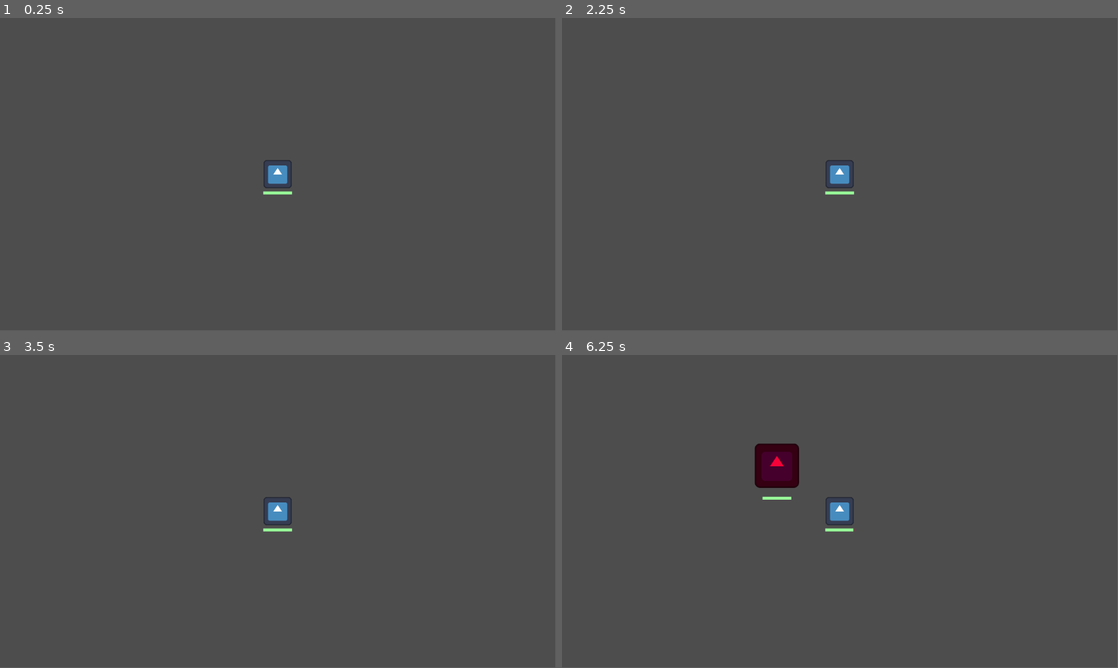
Above: before the commit, frames 1-4 (two rows, left to right).
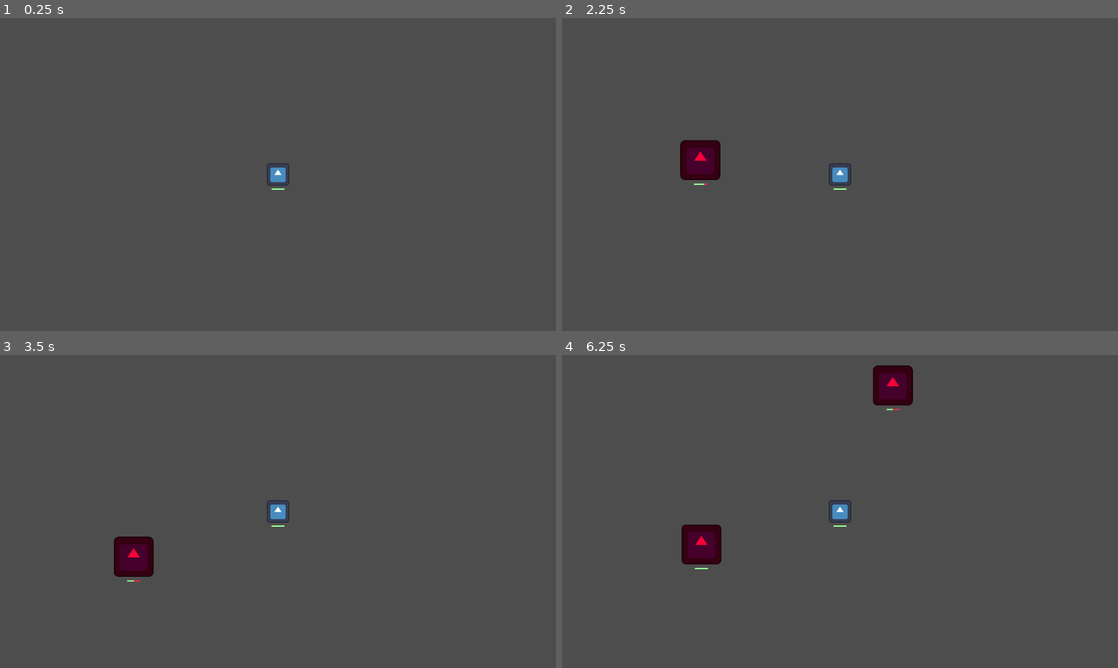
Above: after the commit, the same moments.

Repository: Vilkiy/Debt-Survivors
Game: Godot game, scene res://logic/game_handler/game_handler.tscn
Same seed, same stepped clock (60 frames per second), same inputs: the game is played once before the commit and once after it. The project has no main scene, so this scene is started directly. The engine's default icon, where the game draws it, is replaced by a stand-in: a white triangle on a blue panel in a dark square.
Inputs:
- Up to frame 1 (0.25 s): no input
- Up to frame 2 (2.25 s): tap Enter at 0.5, 2 s; hold D (move_right) 0.53-1.28 s; tap Space at 1.25 s; hold S (move_down) 1.28-2.03 s; hold D (move_right) from 2.03 s (still down)
- Up to frame 3 (3.5 s): release D (move_right) at 2.78 s; hold W (move_up) from 2.78 s (still down)
- Up to frame 4 (6.25 s): release W (move_up) at 3.53 s; hold A (move_left) 3.53-5.03 s; hold S (move_down) 5.03-5.78 s; hold D (move_right) from 5.78 s (still down)
In our replay, the window is 799x449 before the commit and 800x450 after it. These sizes can differ from the game's own. Grey fills any space a smaller window leaves; there, only what the larger window draws over its background counts as a difference.

The runs differ from the first frame. In frame 1, 0.3% of the frame differs, in the area x 47-53%, y 45-57%; in frame 2, 1.2%; in frame 3, 1.2%; in frame 4, 3.3%, in the area x 21-64%, y 3-69%.

Commit message:
implemented projectile shooter weapon
- modified player and enemy scenes
- created projectile scene
- created projectile shooter weapon scene
- created cooldown_weapon abstract scene
- added game_handler to global_var

Diff:
--- a/Assets/Scenes/Enemy.tscn
+++ b/Assets/Scenes/Enemy.tscn
@@ -5,8 +5,8 @@
 [ext_resource type="PackedScene" uid="uid://c4f0g441r80dg" path="res://logic/gameplay_elements/health_handler/health_handler.tscn" id="3_td1d5"]
 
 [sub_resource type="CapsuleShape2D" id="CapsuleShape2D_3pmh0"]
-radius = 18.0
-height = 44.0
+radius = 49.0
+height = 98.0
 
 [node name="Enemy" type="CharacterBody2D" unique_id=345262250 groups=["enemy"]]
 motion_mode = 1
@@ -14,7 +14,7 @@
 
 [node name="Sprite2D" type="Sprite2D" parent="." unique_id=1773107028]
 modulate = Color(0.9647059, 0.007843138, 0.22352941, 1)
-scale = Vector2(0.36000073, 0.36000073)
+scale = Vector2(0.72, 0.72)
 texture = ExtResource("2_3pmh0")
 
 [node name="CollisionShape2D" type="CollisionShape2D" parent="." unique_id=889877522]
@@ -22,6 +22,6 @@
 
 [node name="HealthHandler" parent="." unique_id=1119927 instance=ExtResource("3_td1d5")]
 offset_left = -15.0
-offset_top = 32.0
+offset_top = 54.0
 offset_right = -15.0
-offset_bottom = 32.0
+offset_bottom = 54.0
--- a/Assets/Scenes/Player.tscn
+++ b/Assets/Scenes/Player.tscn
@@ -4,12 +4,14 @@
 [ext_resource type="Texture2D" uid="uid://dn15d76lbtup1" path="res://icon.svg" id="2_aee6e"]
 [ext_resource type="PackedScene" uid="uid://c4f0g441r80dg" path="res://logic/gameplay_elements/health_handler/health_handler.tscn" id="3_aee6e"]
 [ext_resource type="Script" uid="uid://cdclhdmcotrge" path="res://Assets/Scenes/hurt_box.gd" id="4_e5q2x"]
+[ext_resource type="PackedScene" uid="uid://dqeqyoeysrrl6" path="res://logic/gameplay_elements/weapons/cooldown_weapons/projectile_shooter/projectile_shooter.tscn" id="5_mifcl"]
 
 [sub_resource type="CapsuleShape2D" id="CapsuleShape2D_f7qjp"]
-radius = 13.0
+radius = 23.913004
+height = 47.826008
 
 [sub_resource type="CircleShape2D" id="CircleShape2D_aee6e"]
-radius = 15.0
+radius = 27.0
 
 [node name="Player" type="CharacterBody2D" unique_id=303781923]
 collision_layer = 2
@@ -17,7 +19,7 @@
 script = ExtResource("1_b2ifw")
 
 [node name="Sprite2D" type="Sprite2D" parent="." unique_id=1604275509]
-scale = Vector2(0.22851561, 0.22851561)
+scale = Vector2(0.4, 0.4)
 texture = ExtResource("2_aee6e")
 
 [node name="CollisionShape2D" type="CollisionShape2D" parent="." unique_id=442219467]
@@ -25,14 +27,12 @@
 shape = SubResource("CapsuleShape2D_f7qjp")
 
 [node name="Camera2D" type="Camera2D" parent="." unique_id=541819718]
-scale = Vector2(0.23792419, 4.71131)
-zoom = Vector2(2, 2)
 
 [node name="HealthHandler" parent="." unique_id=1119927 instance=ExtResource("3_aee6e")]
 offset_left = -15.0
-offset_top = 18.0
+offset_top = 32.0
 offset_right = -15.0
-offset_bottom = 18.0
+offset_bottom = 32.0
 
 [node name="HurtBox" type="Area2D" parent="." unique_id=632068975]
 script = ExtResource("4_e5q2x")
@@ -45,5 +45,10 @@
 wait_time = 0.5
 one_shot = true
 
+[node name="Weapons" type="Node2D" parent="." unique_id=1487990838]
+
+[node name="ProjectileShooter" parent="Weapons" unique_id=1510094829 instance=ExtResource("5_mifcl")]
+visible = false
+
 [connection signal="took_damage" from="HealthHandler" to="." method="_on_health_handler_took_damage"]
 [connection signal="body_entered" from="HurtBox" to="HurtBox" method="_on_body_entered"]
--- a/Assets/Scenes/hurt_box.gd
+++ b/Assets/Scenes/hurt_box.gd
@@ -11,6 +11,8 @@
 func _on_body_entered(body: Node2D) -> void:
 	if not invincibility_timer.is_stopped():
 		return
+
+
 	if body is Enemy:
 		player.health_handler.take_damage(body.damage)
 		invincibility_timer.start()
--- a/Assets/Scripts/enemy.gd
+++ b/Assets/Scripts/enemy.gd
@@ -13,6 +13,7 @@
 @onready var health_handler: HealthHandler = $HealthHandler
 var hp: int
 var player: Node2D
+var dead : bool = false
 
 func _ready():
 	hp = max_hp
@@ -41,6 +42,7 @@
 
 
 func _on_death():
+	dead = true
 	queue_free()
 
 
--- a/Assets/Scripts/player.gd
+++ b/Assets/Scripts/player.gd
@@ -33,7 +33,8 @@
 
 
 func _on_health_handler_took_damage() -> void:
-	print("player took damage: " + str(health_handler.hp))
+	pass
+	#print("player took damage: " + str(health_handler.hp))
 
 
 func collect_xp(amount: int) -> void:
--- a/logic/game_handler/game_handler.gd
+++ b/logic/game_handler/game_handler.gd
@@ -1,2 +1,5 @@
 class_name GameHandler
 extends Node
+
+func _ready() -> void:
+	GlobalVar.game_handler = self
--- /dev/null
+++ b/logic/gameplay_elements/weapons/cooldown_weapons/cooldown_weapon.gd
@@ -0,0 +1,22 @@
+## Weapon class which has cooldown and damage properties
+class_name CooldownWeapon
+extends Node2D
+
+var damage : float = 50
+
+var cooldown : float = 0.7
+var cooldown_timer : Timer
+var projectile_speed : float = 25.0
+
+func _ready() -> void:
+	cooldown_timer = Timer.new()
+	cooldown_timer.autostart = false
+	cooldown_timer.one_shot = false
+	add_child(cooldown_timer)
+	cooldown_timer.start(cooldown)
+	cooldown_timer.timeout.connect(on_cooldown_reached)
+
+
+func on_cooldown_reached()->void:
+	pass
+	print("cooldown_reached")
--- /dev/null
+++ b/logic/gameplay_elements/weapons/cooldown_weapons/cooldown_weapon.tscn
@@ -0,0 +1,6 @@
+[gd_scene format=3 uid="uid://xq4aqavfj1ro"]
+
+[ext_resource type="Script" uid="uid://c2u023bsb4tf2" path="res://logic/gameplay_elements/weapons/cooldown_weapons/cooldown_weapon.gd" id="1_2qjai"]
+
+[node name="CooldownWeapon" type="Node2D" unique_id=1604467506]
+script = ExtResource("1_2qjai")
--- /dev/null
+++ b/logic/gameplay_elements/weapons/cooldown_weapons/projectile_shooter/projectile_shooter.gd
@@ -0,0 +1,44 @@
+class_name ProjectileShooter
+extends CooldownWeapon
+
+const PROJECTILE :PackedScene = preload("uid://dxy5srsogv3fn")
+@onready var range_area: Area2D = $Range
+
+
+
+func _ready() -> void:
+	damage = 25.0
+	cooldown = 0.7
+	projectile_speed = 2000
+
+	super._ready()
+
+func on_cooldown_reached()->void:
+	var enemies : Array[Node2D] = range_area.get_overlapping_bodies().filter(func(a)->bool: return a is Enemy )
+	if enemies.is_empty():
+		return
+
+
+	var closest: Enemy = null
+	var best_dist_sq := INF
+
+	for e: Enemy in enemies:
+		if e == null or not is_instance_valid(e):
+			continue
+		if e.dead:
+			return
+
+
+		var d_sq := global_position.distance_squared_to(e.global_position)
+		if d_sq < best_dist_sq:
+			best_dist_sq = d_sq
+			closest = e
+
+	if closest:
+		var projectile : Projectile = PROJECTILE.instantiate()
+
+		GlobalVar.game_handler.add_child(projectile)
+		projectile.global_position = global_position
+		projectile.direction = (closest.global_position - projectile.global_position).normalized()
+		projectile.speed = projectile_speed
+		projectile.damage = damage
--- /dev/null
+++ b/logic/gameplay_elements/weapons/cooldown_weapons/projectile_shooter/projectile_shooter.tscn
@@ -0,0 +1,14 @@
+[gd_scene format=3 uid="uid://dqeqyoeysrrl6"]
+
+[ext_resource type="Script" uid="uid://cqmv6ltt5tdfh" path="res://logic/gameplay_elements/weapons/cooldown_weapons/projectile_shooter/projectile_shooter.gd" id="1_gu24l"]
+
+[sub_resource type="CircleShape2D" id="CircleShape2D_gvhlb"]
+radius = 381.04724
+
+[node name="ProjectileShooter" type="Node2D" unique_id=1510094829]
+script = ExtResource("1_gu24l")
+
+[node name="Range" type="Area2D" parent="." unique_id=1805180236]
+
+[node name="CollisionShape2D" type="CollisionShape2D" parent="Range" unique_id=866368857]
+shape = SubResource("CircleShape2D_gvhlb")
--- /dev/null
+++ b/logic/gameplay_elements/weapons/projectile/projectile.gd
@@ -0,0 +1,18 @@
+class_name Projectile
+extends Area2D
+
+var damage : float = 25
+
+var speed : float
+var direction : Vector2 = Vector2.RIGHT
+
+func _on_body_entered(body: Node2D) -> void:
+	if body is Enemy:
+		body.health_handler.take_damage(damage)
+		queue_free()
+
+
+
+func _physics_process(delta: float) -> void:
+
+	position += direction * speed * delta
--- /dev/null
+++ b/logic/gameplay_elements/weapons/projectile/projectile.tscn
@@ -0,0 +1,26 @@
+[gd_scene format=3 uid="uid://dxy5srsogv3fn"]
+
+[ext_resource type="Script" uid="uid://bhi58fq02fjhw" path="res://logic/gameplay_elements/weapons/projectile/projectile.gd" id="1_uf182"]
+
+[sub_resource type="Gradient" id="Gradient_uf182"]
+offsets = PackedFloat32Array(1)
+colors = PackedColorArray(1, 1, 1, 1)
+
+[sub_resource type="GradientTexture1D" id="GradientTexture1D_ikaoy"]
+gradient = SubResource("Gradient_uf182")
+
+[sub_resource type="CircleShape2D" id="CircleShape2D_uf182"]
+
+[node name="Projectile" type="Area2D" unique_id=516143296]
+collision_layer = 0
+script = ExtResource("1_uf182")
+
+[node name="Sprite2D" type="Sprite2D" parent="." unique_id=316131613]
+position = Vector2(-0.25000054, -0.5)
+scale = Vector2(0.06445313, 15.000001)
+texture = SubResource("GradientTexture1D_ikaoy")
+
+[node name="CollisionShape2D" type="CollisionShape2D" parent="." unique_id=641523150]
+shape = SubResource("CircleShape2D_uf182")
+
+[connection signal="body_entered" from="." to="." method="_on_body_entered"]
--- a/logic/global/global_var.gd
+++ b/logic/global/global_var.gd
@@ -1,3 +1,4 @@
 extends Node
 
 var player : Player
+var game_handler : GameHandler
--- a/project.godot
+++ b/project.godot
@@ -17,6 +17,13 @@
 [autoload]
 
 GlobalVar="*uid://1pxcn8ly5l2n"
+
+[display]
+
+window/size/viewport_width=1920
+window/size/viewport_height=1080
+window/size/window_width_override=1280
+window/size/window_height_override=720
 
 [dotnet]
 
@@ -45,6 +52,11 @@
 ]
 }
 
+[layer_names]
+
+2d_physics/layer_1="enemy"
+2d_physics/layer_2="player"
+
 [physics]
 
 3d/physics_engine="Jolt Physics"
Not shown, added: logic/gameplay_elements/weapons/cooldown_weapons/cooldown_weapon.gd.uid
Not shown, added: logic/gameplay_elements/weapons/cooldown_weapons/projectile_shooter/projectile_shooter.gd.uid
Not shown, added: logic/gameplay_elements/weapons/projectile/projectile.gd.uid
